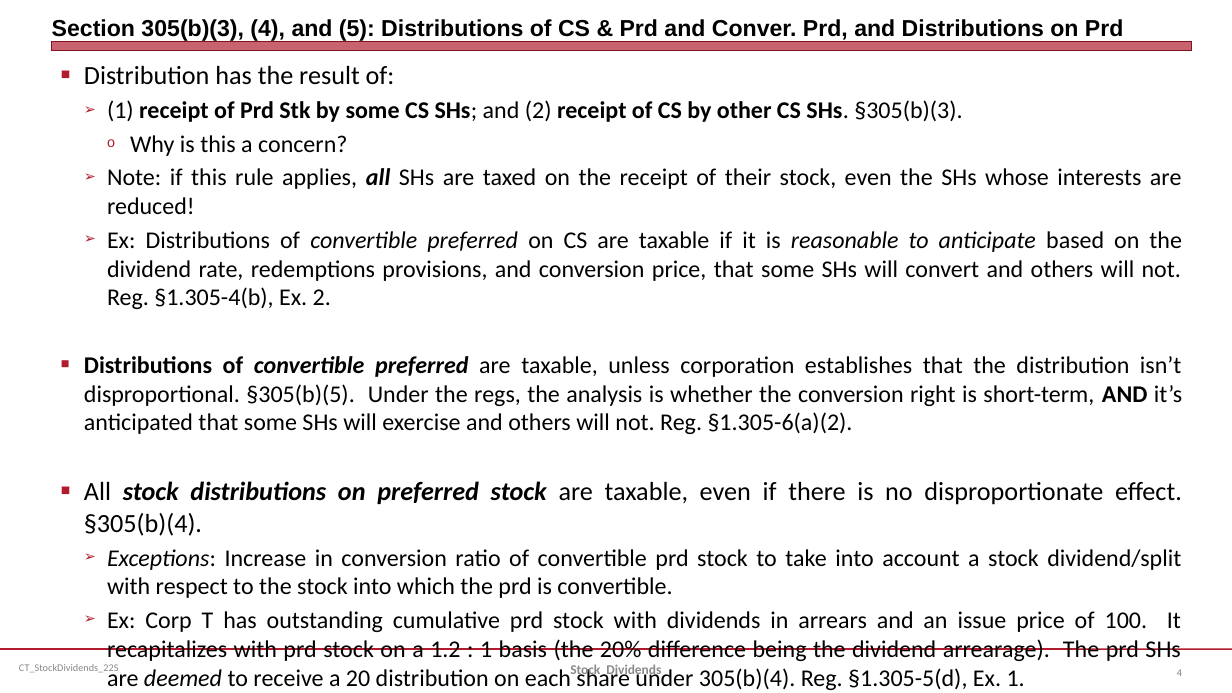
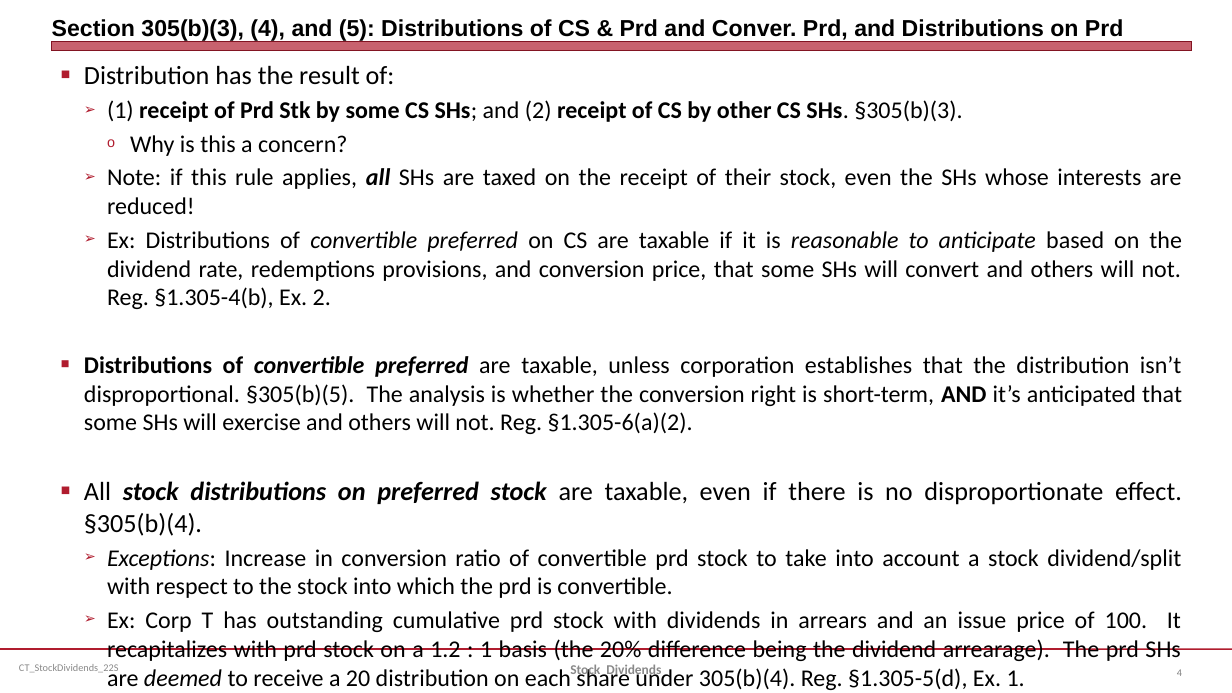
Before and after one commit to jmc877/Corporate-Tax, a slide deck: slide 4 of slides/CT_StockDividends_22S.pptx. Drawn at 1232x693 pixels with LibreOffice and Linux fonts; fonts in the diff are those of the drawing. Boxes give left, top, right and bottom in pixels: in the first picture for what was removed or moved away, otherwise in the second. Text is boxed around its words. In the diff, an @@ line names an element or a change of style, - is before the commit and + after.

```diff
--- a/slides/CT_StockDividends_22S.pptx
+++ b/slides/CT_StockDividends_22S.pptx
@@ text at [84,356,1182,434]: text changed @@
-  ■ Distributions of convertible preferred are taxable, unless corporation establishes that the distribution isn’t disproportional. §305(b)(5). Under the regs, the analysis is whether the conversion right is short-term, AND it’s anticipated that some SHs will exercise and others will not. Reg. §1.305-6(a)(2).
+  ■ Distributions of convertible preferred are taxable, unless corporation establishes that the distribution isn’t disproportional. §305(b)(5). The analysis is whether the conversion right is short-term, AND it’s anticipated that some SHs will exercise and others will not. Reg. §1.305-6(a)(2).
```
Also in this commit, not shown: 3 other slides changed.
